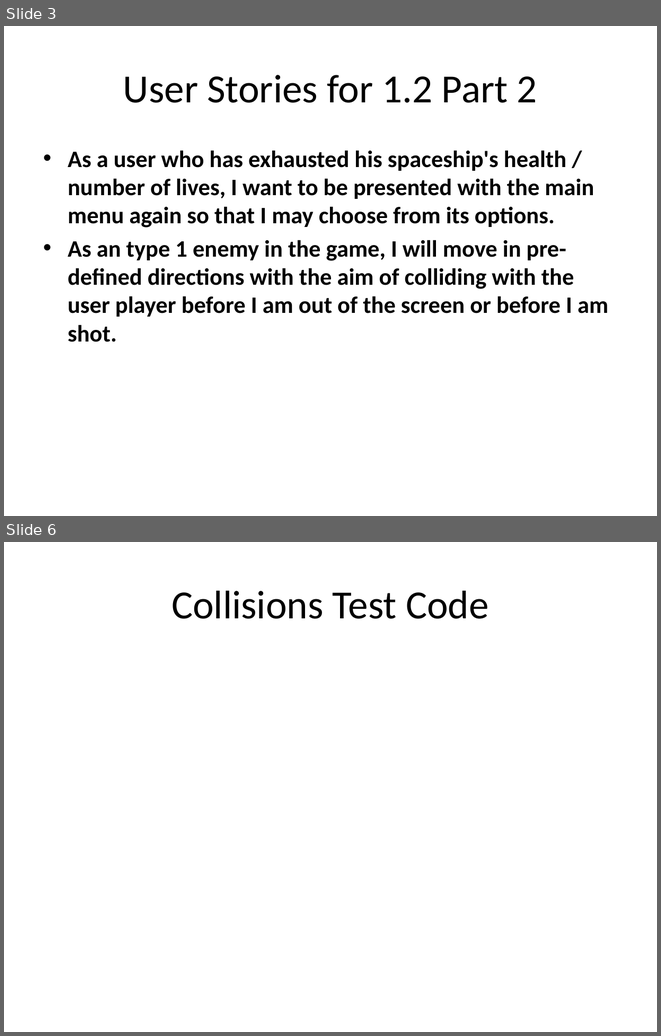
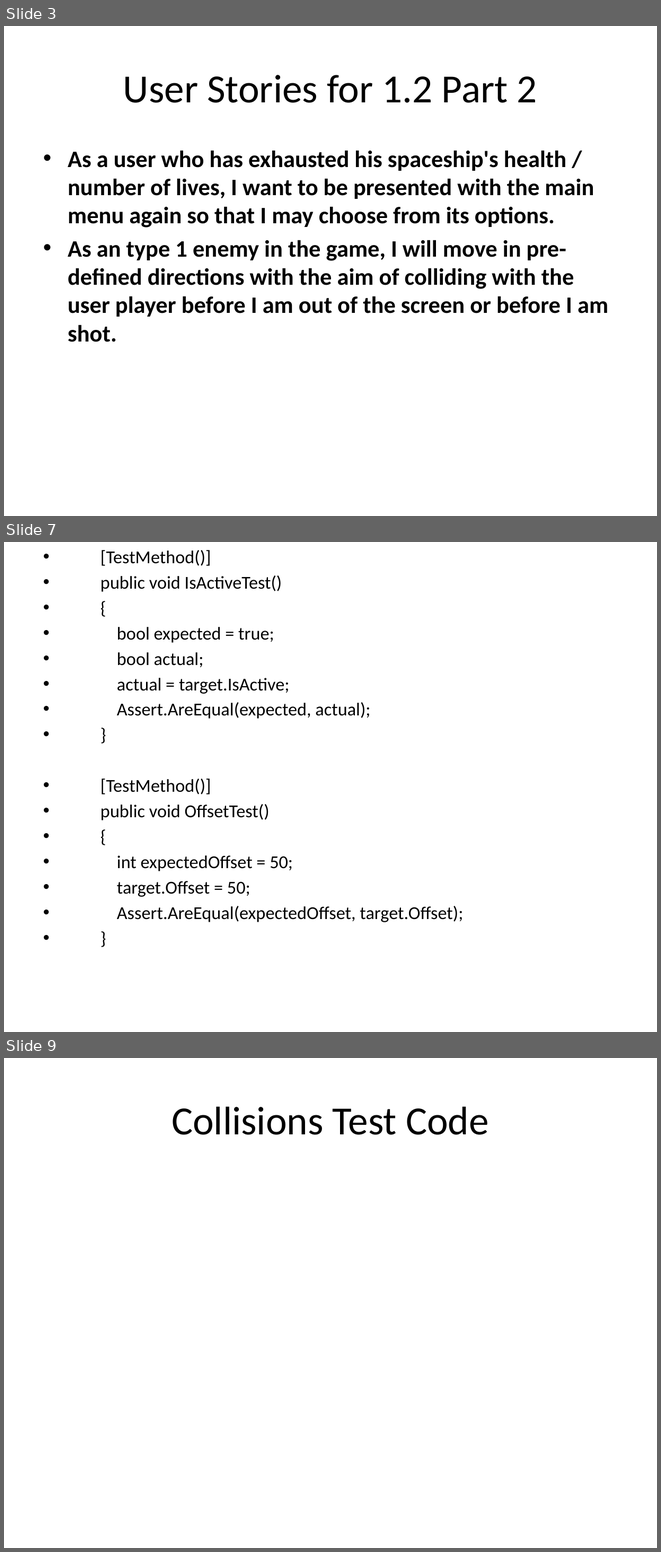
Before and after one commit to csce3513/Team15, a slide deck: Project Starfighter 1.2.pptx. Shown one above the other, each under a label of ours: slides 3 and 6 before the commit, slides 3, 7 and 9 after it; the slides between them are not shown. The pictures are 661x1036 and 661x1552 pixels, drawn with LibreOffice and Linux fonts; fonts in the diff are those of the drawing; background and template pictures are left out. Boxes give left, top, right and bottom in pixels: in the first picture for what was removed or moved away, otherwise in the second. Text is boxed around its words. In the diff, an @@ line names an element or a change of style, - is before the commit and + after.

```diff
--- a/Project Starfighter 1.2.pptx
+++ b/Project Starfighter 1.2.pptx
@@ slide 7 added at <box>4,542,657,1032</box>, background picture (left out) @@
@@ text added at <box>100,550,463,922</box>, 20 pt, text #000000 @@
+• [TestMethod()]
+• public void IsActiveTest()
+• {
+• bool expected = true;
+• bool actual;
+• actual = target.IsActive;
+• Assert.AreEqual(expected, actual);
+• }
+• [TestMethod()]
+• public void OffsetTest()
+• {
+• int expectedOffset = 50;
+• target.Offset = 50;
+• Assert.AreEqual(expectedOffset, target.Offset);
+• }
@@ what was slide 6 is now slide 9 @@
```
Also in this commit, not shown: 3 slides changed, 3 other slides added, 4 slides removed, 46 other files.
